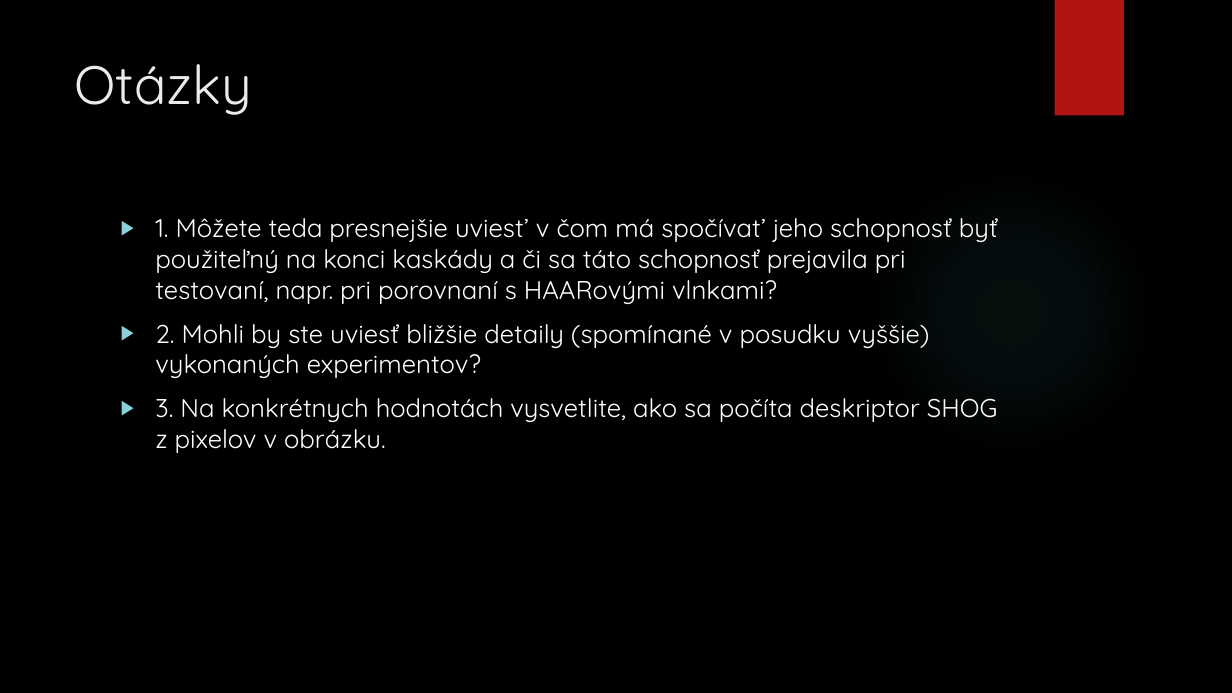
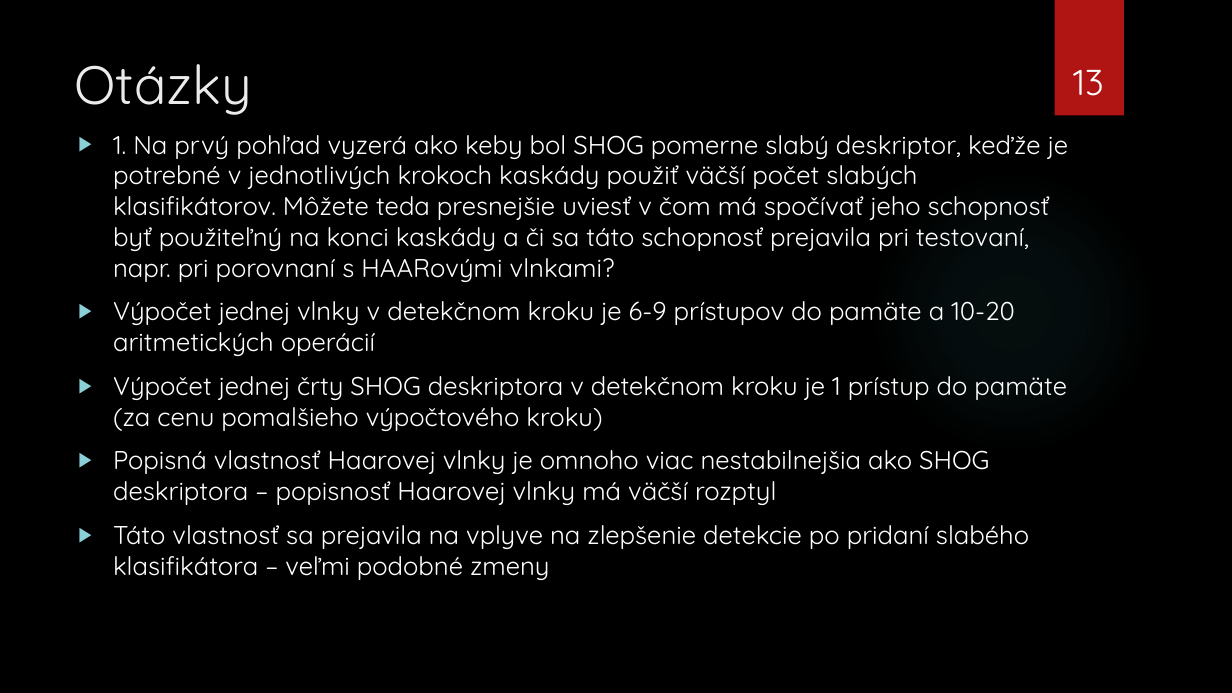
Before and after one commit to killerwife/IngProjekt, a slide deck: slide 13 of Diplomova Praca/PrezentaciaStatnice.pptx (slide 12 before the commit). Drawn at 1232x693 pixels with LibreOffice and Linux fonts; fonts in the diff are those of the drawing; background and template pictures are left out. Boxes give left, top, right and bottom in pixels: in the first picture for what was removed or moved away, otherwise in the second. Text is boxed around its words. In the diff, an @@ line names an element or a change of style, - is before the commit and + after.

```diff
--- a/Diplomova Praca/PrezentaciaStatnice.pptx
+++ b/Diplomova Praca/PrezentaciaStatnice.pptx
@@ page number added at <box>1073,70,1104,96</box>, 28 pt, text #FFFFFF @@
+13
@@ text at <box>113,135,1068,580</box>: text changed @@
-▶ 1. Môžete teda presnejšie uviest’ v čom má spočívat’ jeho schopnosť byť použiteľný na konci kaskády a či sa táto schopnosť prejavila pri testovaní, napr. pri porovnaní s HAARovými vlnkami?
-▶ 2. Mohli by ste uviesť bližšie detaily (spomínané v posudku vyššie) vykonaných experimentov?
-▶ 3. Na konkrétnych hodnotách vysvetlite, ako sa počíta deskriptor SHOG z pixelov v obrázku.
+▶ 1. Na prvý pohľad vyzerá ako keby bol SHOG pomerne slabý deskriptor, keďže je potrebné v jednotlivých krokoch kaskády použiť väčší počet slabých klasifikátorov. Môžete teda presnejšie uviesť v čom má spočívať jeho schopnosť byť použiteľný na konci kaskády a či sa táto schopnosť prejavila pri testovaní, napr. pri porovnaní s HAARovými vlnkami?
+▶ Výpočet jednej vlnky v detekčnom kroku je 6-9 prístupov do pamäte a 10-20 aritmetických operácií
+▶ Výpočet jednej črty SHOG deskriptora v detekčnom kroku je 1 prístup do pamäte (za cenu pomalšieho výpočtového kroku)
+▶ Popisná vlastnosť Haarovej vlnky je omnoho viac nestabilnejšia ako SHOG deskriptora – popisnosť Haarovej vlnky má väčší rozptyl
+▶ Táto vlastnosť sa prejavila na vplyve na zlepšenie detekcie po pridaní slabého klasifikátora – veľmi podobné zmeny
```
Also in this commit, not shown: 9 other slides changed, 6 slides added, 2 slides removed, 5 other files.
